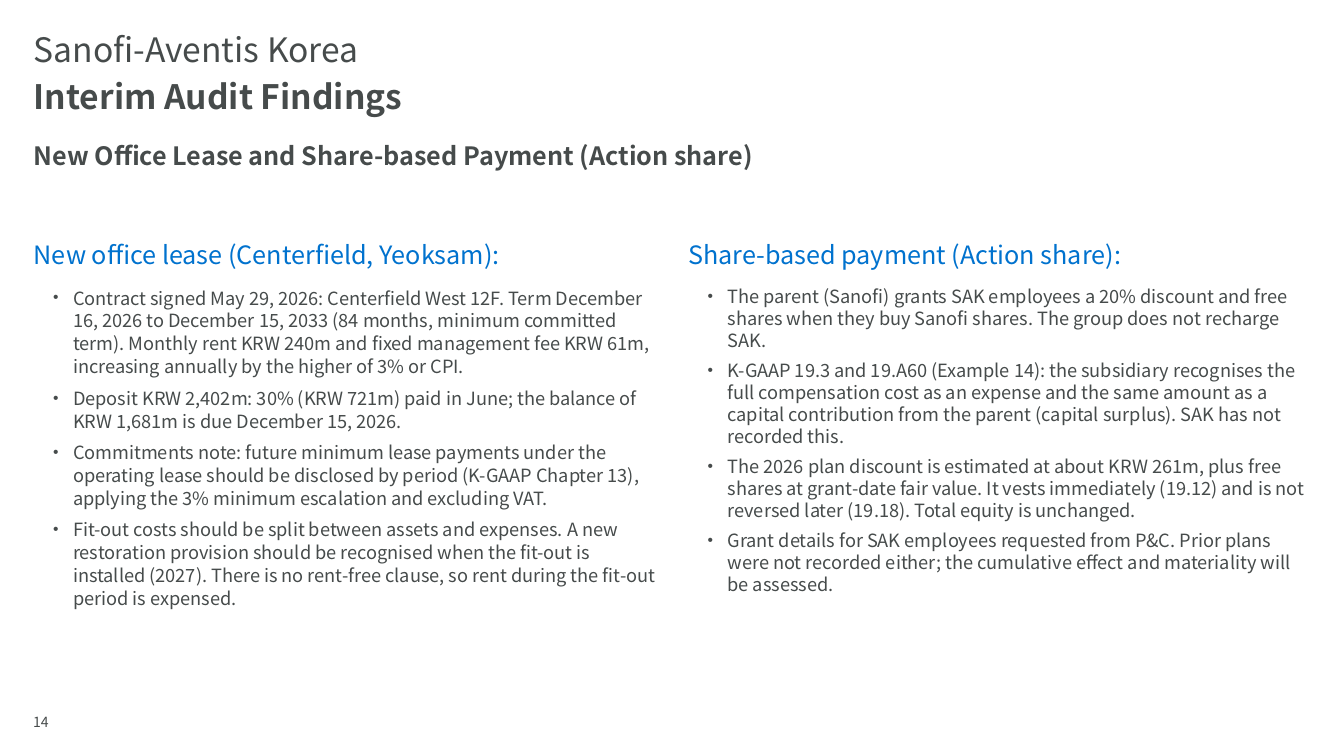
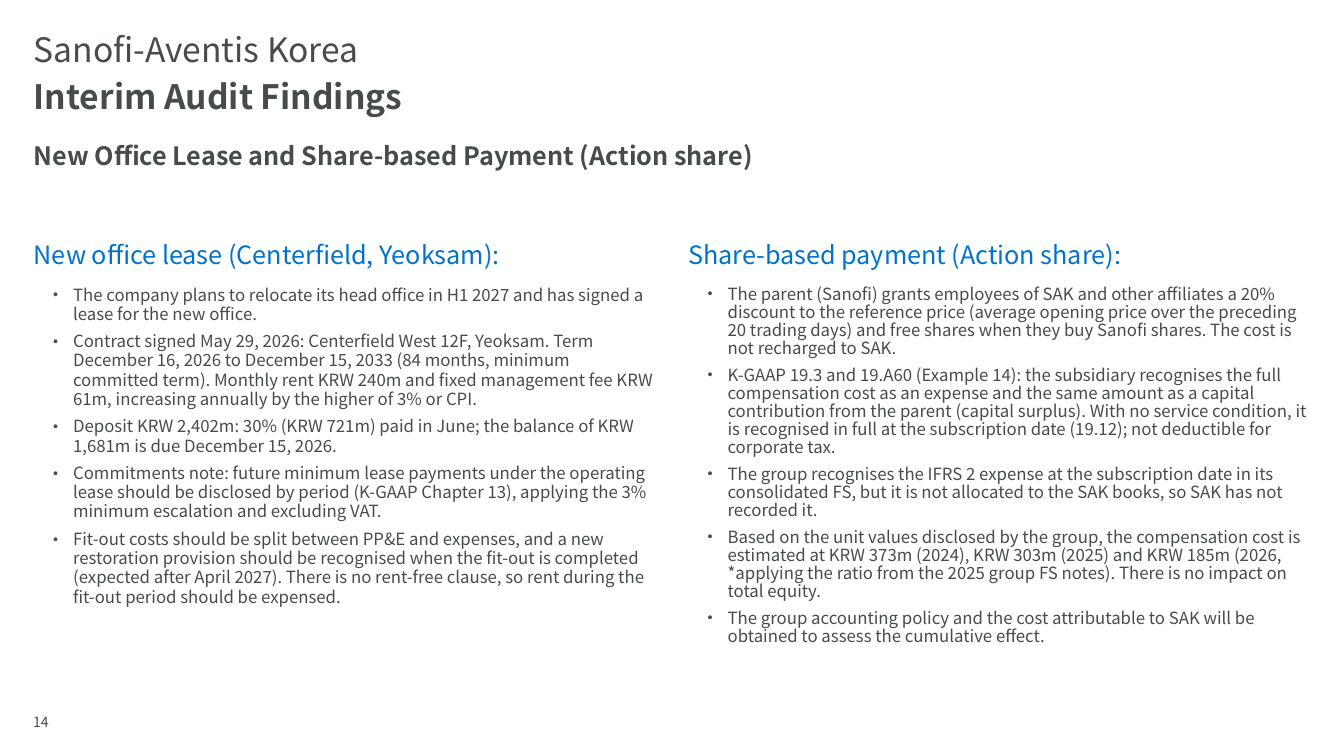
Before and after one commit to hansesle-maker/code, a slide deck: slide 14 of deliverables/SAK_FY2026_Interim_Closing_EN.pptx. Drawn at 1344x756 pixels with LibreOffice and Linux fonts; fonts in the diff are those of the drawing; background and template pictures are left out. Boxes give left, top, right and bottom in pixels: in the first picture for what was removed or moved away, otherwise in the second. Text is boxed around its words. In the diff, an @@ line names an element or a change of style, - is before the commit and + after.

```diff
--- a/deliverables/SAK_FY2026_Interim_Closing_EN.pptx
+++ b/deliverables/SAK_FY2026_Interim_Closing_EN.pptx
@@ text at <box>73,287,652,409</box>: text changed; size 13 to 12 pt @@
-  • Contract signed May 29, 2026: Centerfield West 12F. Term December 16, 2026 to December 15, 2033 (84 months, minimum committed term). Monthly rent KRW 240m and fixed management fee KRW 61m, increasing annually by the higher of 3% or CPI.
+  • The company plans to relocate its head office in H1 2027 and has signed a lease for the new office.
+  • Contract signed May 29, 2026: Centerfield West 12F, Yeoksam. Term December 16, 2026 to December 15, 2033 (84 months, minimum committed term). Monthly rent KRW 240m and fixed management fee KRW 61m, increasing annually by the higher of 3% or CPI.
@@ text at <box>728,286,1307,629</box>: text changed; size 13 to 12 pt @@
-  • The parent (Sanofi) grants SAK employees a 20% discount and free shares when they buy Sanofi shares. The group does not recharge SAK.
-  • K-GAAP 19.3 and 19.A60 (Example 14): the subsidiary recognises the full compensation cost as an expense and the same amount as a capital contribution from the parent (capital surplus). SAK has not recorded this.
-  • The 2026 plan discount is estimated at about KRW 261m, plus free shares at grant-date fair value. It vests immediately (19.12) and is not reversed later (19.18). Total equity is unchanged.
-  • Grant details for SAK employees requested from P&C. Prior plans were not recorded either; the cumulative effect and materiality will be assessed.
+  • The parent (Sanofi) grants employees of SAK and other affiliates a 20% discount to the reference price (average opening price over the preceding 20 trading days) and free shares when they buy Sanofi shares. The cost is not recharged to SAK.
+  • K-GAAP 19.3 and 19.A60 (Example 14): the subsidiary recognises the full compensation cost as an expense and the same amount as a capital contribution from the parent (capital surplus). With no service condition, it is recognised in full at the subscription date (19.12); not deductible for corporate tax.
+  • The group recognises the IFRS 2 expense at the subscription date in its consolidated FS, but it is not allocated to the SAK books, so SAK has not recorded it.
+  • Based on the unit values disclosed by the group, the compensation cost is estimated at KRW 373m (2024), KRW 303m (2025) and KRW 185m (2026, *applying the ratio from the 2025 group FS notes). There is no impact on total equity.
+  • The group accounting policy and the cost attributable to SAK will be obtained to assess the cumulative effect.
@@ text at <box>73,418,647,521</box>: size 13 to 12 pt in "Deposit KRW 2,402m: 30% (KRW 721m) paid ...", "Commitments note: future minimum lease payments under ..."; line spacing 1.05 to 0.95 @@
@@ text at <box>73,531,644,607</box>: text changed; size 13 to 12 pt @@
-  • Fit-out costs should be split between assets and expenses. A new restoration provision should be recognised when the fit-out is installed (2027). There is no rent-free clause, so rent during the fit-out period is expensed.
+  • Fit-out costs should be split between PP&E and expenses, and a new restoration provision should be recognised when the fit-out is completed (expected after April 2027). There is no rent-free clause, so rent during the fit-out period should be expensed.
```
Also in this commit, not shown: 8 other slides changed, 1 other file.
